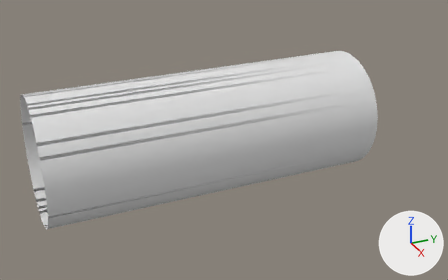
Before and after pictures for a commit that changed the glTF model data/geometry/cad/exports/latest/S-IVB.glb.
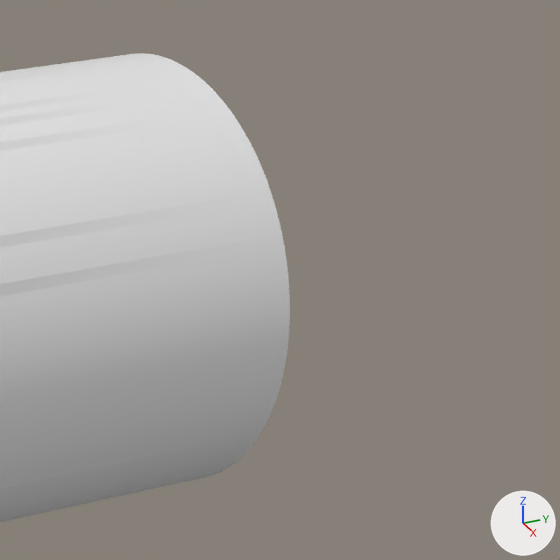
There are two pictures of each version: one whole from a camera (50 mm lens) standing at (28365.0, -20455.0, 13467.0) and looking at (-336.0, -7540.0, -884.0), one close up on the part from 67% to 100% of the width and 13% to 65% of the height. Lighting does not change. The marker at lower right points along +X, +Y and +Z. The first two pictures are the older version.

Objects in the first close-up: 'SIVB_shell.stl'.
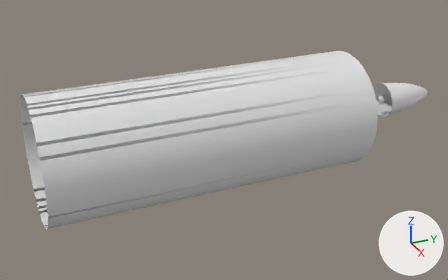
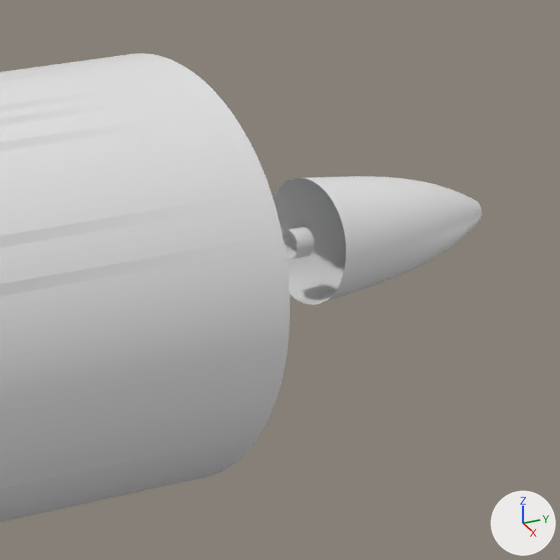
Changed parts and their boxes (x1, y1, x2, y2) in the close-ups (560 x 560 px):
'J2_nozzle.stl', added: after (273, 176, 482, 305)

Edits to the bpy script that builds the scene:
```text
Add me_mesh_3:
    me_mesh_3.from_pydata(...)  # 17664 vertices, 35328 faces; spans x -1015.0..1015.0, y -320.0..3380.0, z -1015.0..1015.0
Add ob_j2_nozzle_stl:
    ob_j2_nozzle_stl = bpy.data.objects.new('J2_nozzle.stl', me_mesh_3)
    ob_j2_nozzle_stl.location = (0.0, 2800.0, 0.0)
```
